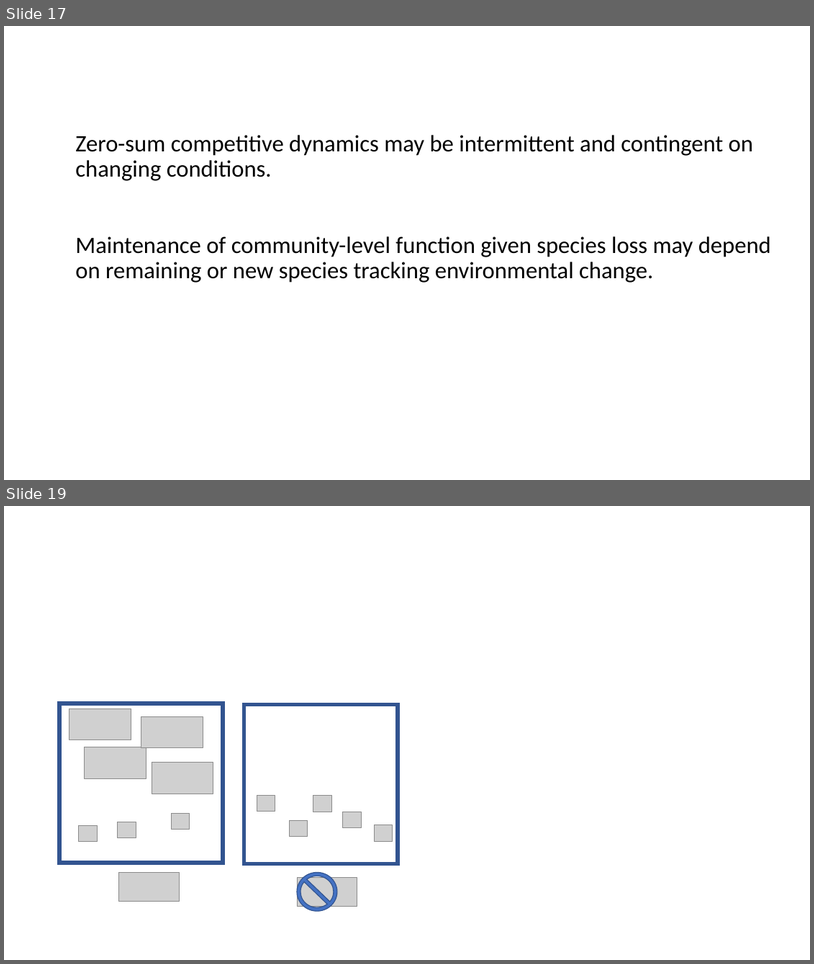
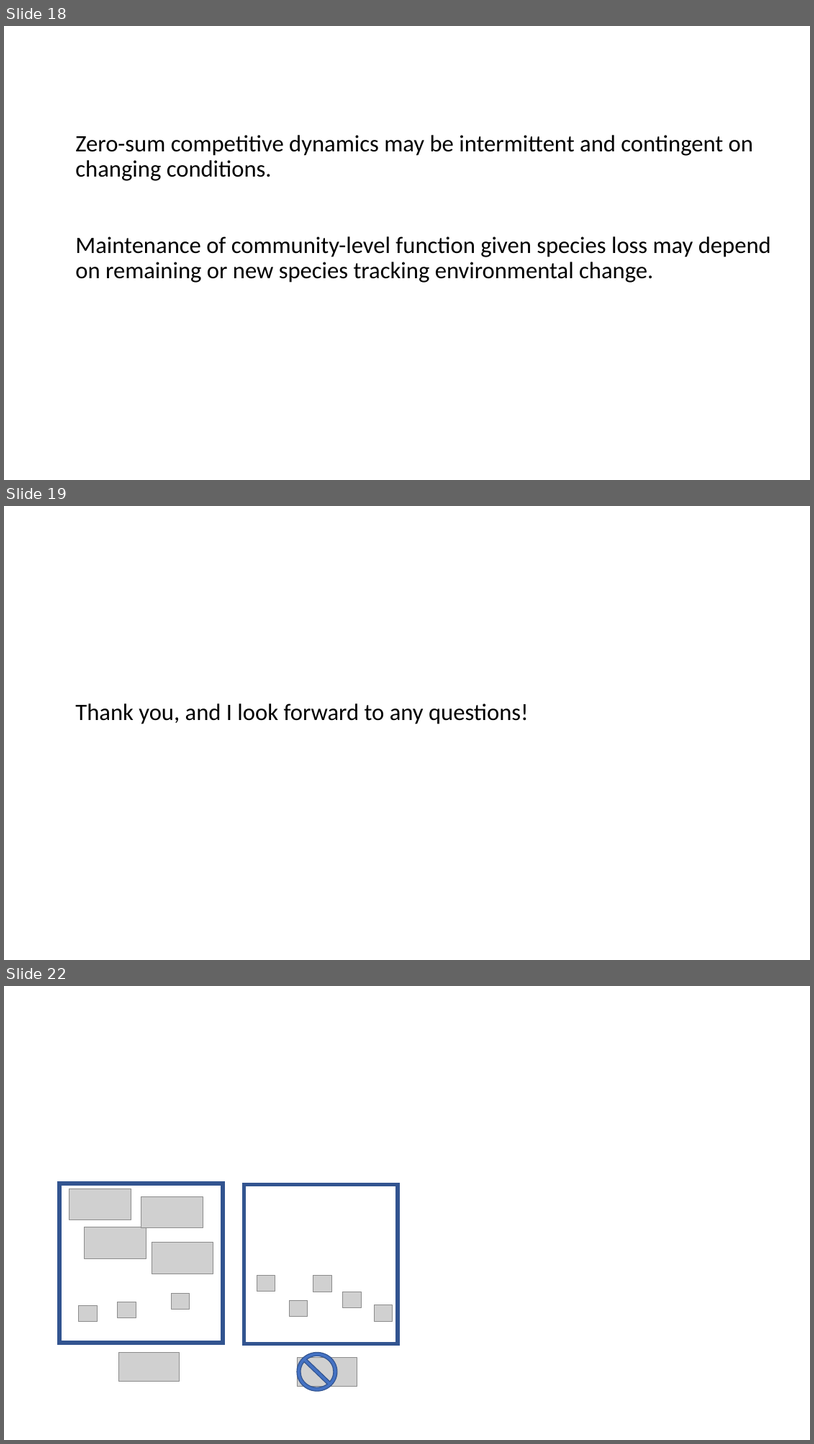
Before and after one commit to diazrenata/squareone, a slide deck: presentations/esa/rat pictures.pptx. Shown one above the other, each under a label of ours: slides 17 and 19 before the commit, slides 18, 19 and 22 after it; the slides between them are not shown. The pictures are 814x964 and 814x1444 pixels, drawn with LibreOffice and Linux fonts; fonts in the diff are those of the drawing; grey boxes stand for pictures. Boxes give left, top, right and bottom in pixels: in the first picture for what was removed or moved away, otherwise in the second. Text is boxed around its words. In the diff, an @@ line names an element or a change of style, - is before the commit and + after.

```diff
--- a/presentations/esa/rat pictures.pptx
+++ b/presentations/esa/rat pictures.pptx
@@ slide 19 added at (4,506,810,960), background #FFFFFF @@
@@ text added at (75,703,529,724), 28 pt, text #000000 @@
+Thank you, and I look forward to any questions!
@@ what was slide 17 is now slide 18 @@
@@ what was slide 19 is now slide 22 @@
```
Also in this commit, not shown: 2 other slides added.
